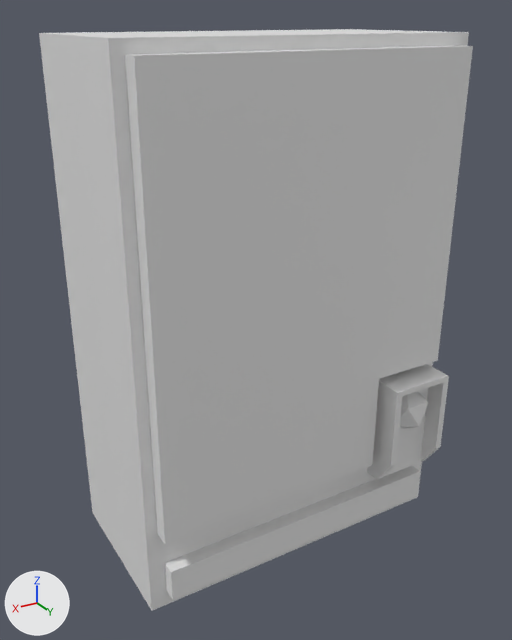
One commit to the Blender file Assets/Models/Blender/VendingMachine.blend: the scene before it, then after it.
Before and after are seen from a 50 mm lens placed at (4.12, 6.81, 3.17), pointed at (0.15, 0.2, -0.14). Lighting does not change. The marker at lower left points along +X, +Y and +Z.

Objects in the first picture: 'Dispenser', 'Eyeball', 'Machine', 'Terminal'.
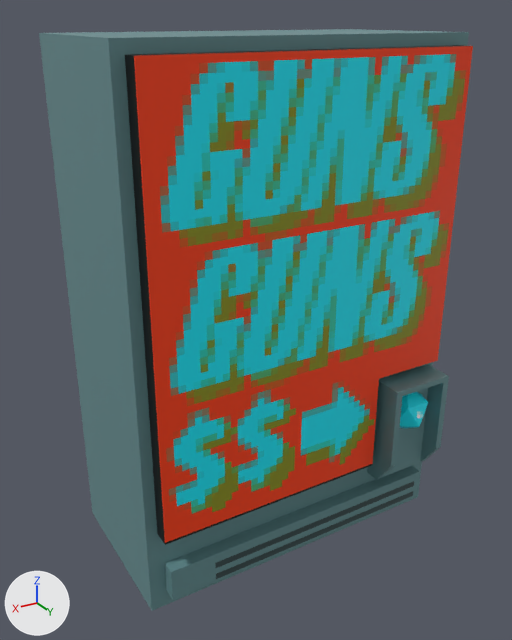
Where the change shows, as pixel boxes (x1, y1, x2, y2) in the pictures (512 x 640 px):
'Machine', recoloured (grey to cyan): (39, 29, 473, 611) in both
'Dispenser', recoloured (grey to cyan): (165, 466, 420, 599) in both
'Terminal', recoloured (grey to cyan): (367, 364, 449, 480) in both
'Eyeball', recoloured (grey to cyan): (400, 392, 428, 428) in both

Patch to the scene script:
```diff
--- a/Assets/Models/Blender/VendingMachine.blend.py
+++ b/Assets/Models/Blender/VendingMachine.blend.py
@@ img_vendingmachineuv_png @@
+img_vendingmachineuv_png = load_image('VendingMachineUV.png', 'VendingMachineUV.png', 128, 128, 'sRGB')
@@ mat_mainmaterial @@
+mat_mainmaterial = bpy.data.materials.new('MainMaterial')
+# uses the picture img_vendingmachineuv_png
@@ me_cube @@
 me_cube.from_pydata(...)  # 96 vertices, 94 faces; spans x -2.0..2.0, y -1.0..1.2, z -3.0..3.0
-me_cube.materials.append(mat_material)  # white #e7e7e7
+me_cube.materials.append(mat_mainmaterial)
@@ me_cube_001 @@
 me_cube_001.from_pydata(...)  # 51 vertices, 41 faces; spans x -1.0..1.0, y 0.33..1.0, z -1.0..1.0
+me_cube_001.materials.append(mat_mainmaterial)
@@ me_icosphere @@
 me_icosphere.from_pydata(...)  # 12 vertices, 20 faces; spans x -0.89..0.89, y -0.85..0.85, z -1.0..1.0
+me_icosphere.materials.append(mat_mainmaterial)
@@ me_cube_002 @@
 me_cube_002.from_pydata(...)  # 8 vertices, 5 faces; spans x -1.0..1.0, y -1.0..1.0, z -1.0..1.0
+me_cube_002.materials.append(mat_mainmaterial)
```
